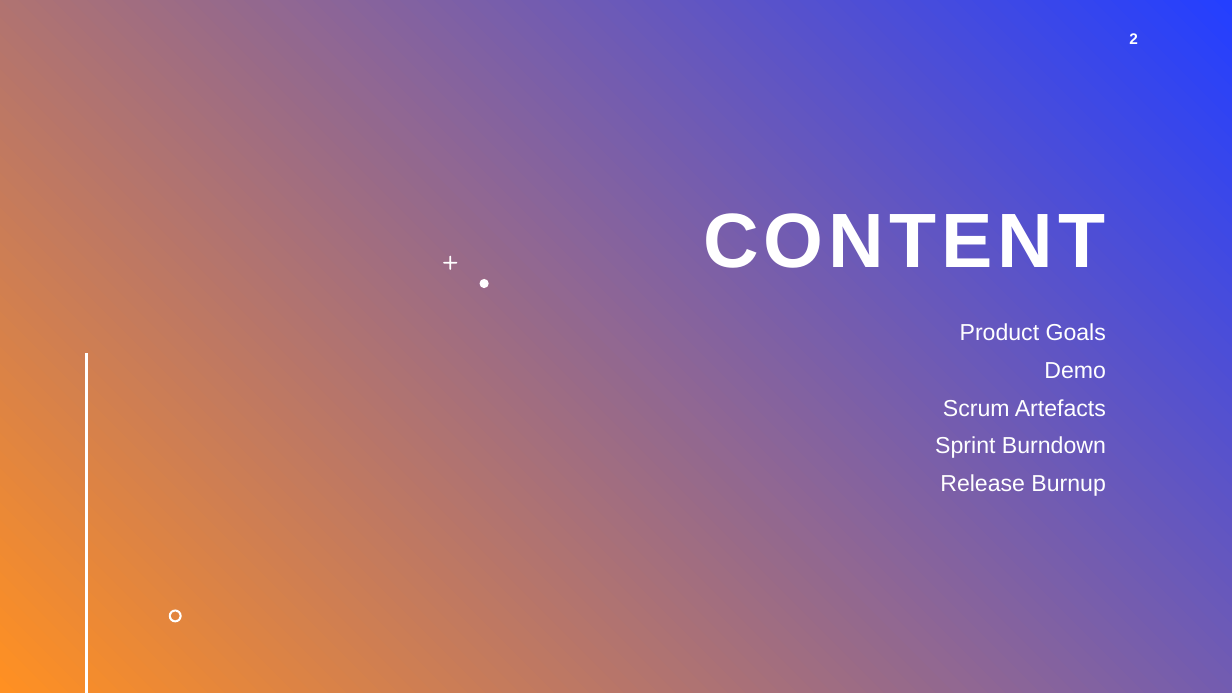
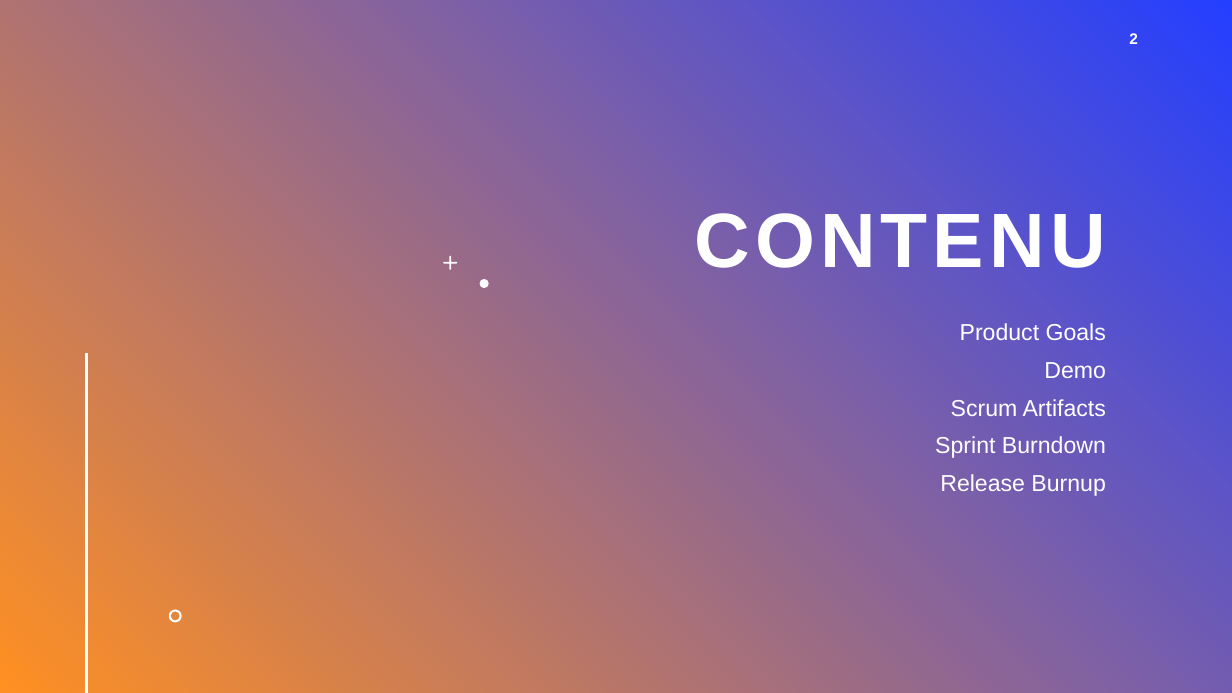
Before and after one commit to seiemens/snpt, a slide deck: slide 2 of doku/Notre Projet.pptx. Drawn at 1232x693 pixels with LibreOffice and Linux fonts; fonts in the diff are those of the drawing. Boxes give left, top, right and bottom in pixels: in the first picture for what was removed or moved away, otherwise in the second. Text is boxed around its words. In the diff, an @@ line names an element or a change of style, - is before the commit and + after.

Commit message:
PP Final

```diff
--- a/doku/Notre Projet.pptx
+++ b/doku/Notre Projet.pptx
@@ title at (695, 213, 1106, 268): text changed @@
-CONTENT
+CONTENU
@@ text at (951, 399, 1106, 416): text changed @@
-Scrum Artefacts
+Scrum Artifacts
```
Also in this commit, not shown: 2 other slides changed, 1 slide added, 1 slide removed.
